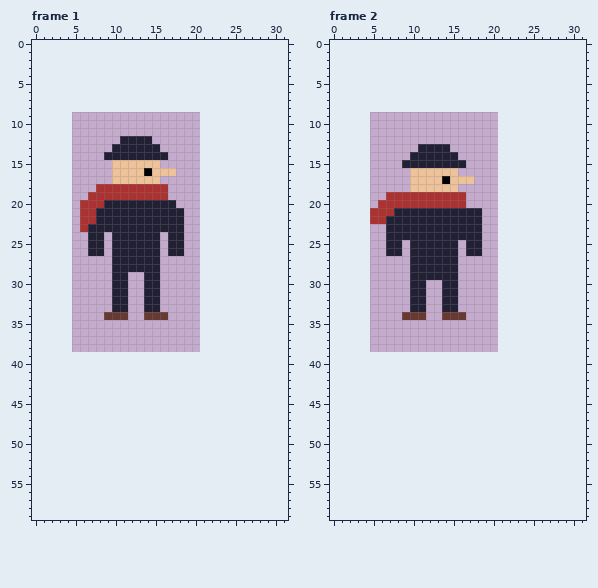
File history of a pixel-art file, assets/sprites_raw/theif.ase. Above, as it was before the edit.
16x30 pixels, 2 frames. Shown: frame 1, frame 2. The old version is drawn lined up with the new one, on the new canvas.
After:
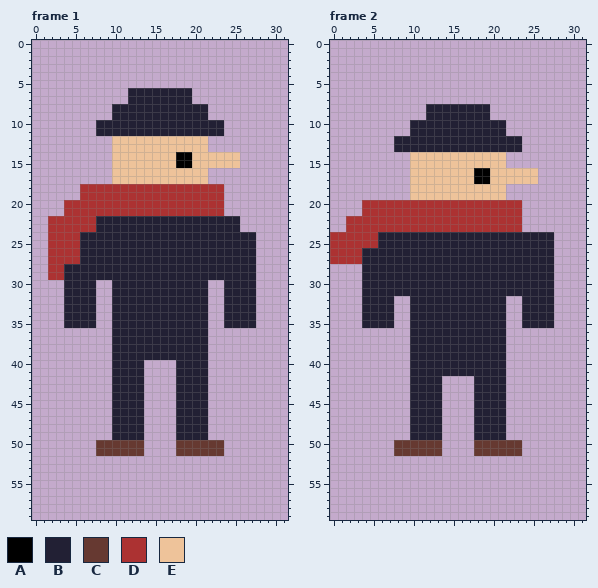
Palette (. is transparent): A #000000  B #222034  C #663931  D #ac3232  E #eec39a
Change:
canvas 16x30 -> 32x60, the old top-left corner now at 5,9
--- frame 1
@@ x 0..31 @@
  5 ................................
- 6 ................................
- 7 ................................
- 8 ................................
- 9 ................................
-10 ................................
-11 ................................
-12 ...........BBBB.................
-13 ..........BBBBBB................
-14 .........BBBBBBBB...............
-15 ..........EEEEEE................
-16 ..........EEEEAEEE..............
-17 ..........EEEEEE................
-18 ........DDDDDDDDD...............
-19 .......DDDDDDDDDD...............
-20 ......DDDBBBBBBBBB..............
-21 ......DDBBBBBBBBBBB.............
-22 ......DDBBBBBBBBBBB.............
-23 ......DBBBBBBBBBBBB.............
-24 .......BB.BBBBBB.BB.............
-25 .......BB.BBBBBB.BB.............
-26 .......BB.BBBBBB.BB.............
-27 ..........BBBBBB................
-28 ..........BBBBBB................
-29 ..........BB..BB................
-30 ..........BB..BB................
-31 ..........BB..BB................
-32 ..........BB..BB................
-33 ..........BB..BB................
-34 .........CCC..CCC...............
-35 ................................
-36 ................................
-37 ................................
-38 ................................
-39 ................................
-40 ................................
-41 ................................
-42 ................................
-43 ................................
-44 ................................
-45 ................................
-46 ................................
-47 ................................
-48 ................................
-49 ................................
-50 ................................
-51 ................................
+ 6 ............BBBBBBBB............
+ 7 ............BBBBBBBB............
+ 8 ..........BBBBBBBBBBBB..........
+ 9 ..........BBBBBBBBBBBB..........
+10 ........BBBBBBBBBBBBBBBB........
+11 ........BBBBBBBBBBBBBBBB........
+12 ..........EEEEEEEEEEEE..........
+13 ..........EEEEEEEEEEEE..........
+14 ..........EEEEEEEEAAEEEEEE......
+15 ..........EEEEEEEEAAEEEEEE......
+16 ..........EEEEEEEEEEEE..........
+17 ..........EEEEEEEEEEEE..........
+18 ......DDDDDDDDDDDDDDDDDD........
+19 ......DDDDDDDDDDDDDDDDDD........
+20 ....DDDDDDDDDDDDDDDDDDDD........
+21 ....DDDDDDDDDDDDDDDDDDDD........
+22 ..DDDDDDBBBBBBBBBBBBBBBBBB......
+23 ..DDDDDDBBBBBBBBBBBBBBBBBB......
+24 ..DDDDBBBBBBBBBBBBBBBBBBBBBB....
+25 ..DDDDBBBBBBBBBBBBBBBBBBBBBB....
+26 ..DDDDBBBBBBBBBBBBBBBBBBBBBB....
+27 ..DDDDBBBBBBBBBBBBBBBBBBBBBB....
+28 ..DDBBBBBBBBBBBBBBBBBBBBBBBB....
+29 ..DDBBBBBBBBBBBBBBBBBBBBBBBB....
+30 ....BBBB..BBBBBBBBBBBB..BBBB....
+31 ....BBBB..BBBBBBBBBBBB..BBBB....
+32 ....BBBB..BBBBBBBBBBBB..BBBB....
+33 ....BBBB..BBBBBBBBBBBB..BBBB....
+34 ....BBBB..BBBBBBBBBBBB..BBBB....
+35 ....BBBB..BBBBBBBBBBBB..BBBB....
+36 ..........BBBBBBBBBBBB..........
+37 ..........BBBBBBBBBBBB..........
+38 ..........BBBBBBBBBBBB..........
+39 ..........BBBBBBBBBBBB..........
+40 ..........BBBB....BBBB..........
+41 ..........BBBB....BBBB..........
+42 ..........BBBB....BBBB..........
+43 ..........BBBB....BBBB..........
+44 ..........BBBB....BBBB..........
+45 ..........BBBB....BBBB..........
+46 ..........BBBB....BBBB..........
+47 ..........BBBB....BBBB..........
+48 ..........BBBB....BBBB..........
+49 ..........BBBB....BBBB..........
+50 ........CCCCCC....CCCCCC........
+51 ........CCCCCC....CCCCCC........
 52 ................................
--- frame 2
@@ x 0..31 @@
  7 ................................
- 8 ................................
- 9 ................................
-10 ................................
-11 ................................
-12 ................................
-13 ...........BBBB.................
-14 ..........BBBBBB................
-15 .........BBBBBBBB...............
-16 ..........EEEEEE................
-17 ..........EEEEAEEE..............
-18 ..........EEEEEE................
-19 .......DDDDDDDDDD...............
-20 ......DDDDDDDDDDD...............
-21 .....DDDBBBBBBBBBBB.............
-22 .....DDBBBBBBBBBBBB.............
-23 .......BBBBBBBBBBBB.............
-24 .......BBBBBBBBBBBB.............
-25 .......BB.BBBBBB.BB.............
-26 .......BB.BBBBBB.BB.............
-27 ..........BBBBBB................
-28 ..........BBBBBB................
-29 ..........BBBBBB................
-30 ..........BB..BB................
-31 ..........BB..BB................
-32 ..........BB..BB................
-33 ..........BB..BB................
-34 .........CCC..CCC...............
-35 ................................
-36 ................................
-37 ................................
-38 ................................
-39 ................................
-40 ................................
-41 ................................
-42 ................................
-43 ................................
-44 ................................
-45 ................................
-46 ................................
-47 ................................
-48 ................................
-49 ................................
-50 ................................
-51 ................................
+ 8 ............BBBBBBBB............
+ 9 ............BBBBBBBB............
+10 ..........BBBBBBBBBBBB..........
+11 ..........BBBBBBBBBBBB..........
+12 ........BBBBBBBBBBBBBBBB........
+13 ........BBBBBBBBBBBBBBBB........
+14 ..........EEEEEEEEEEEE..........
+15 ..........EEEEEEEEEEEE..........
+16 ..........EEEEEEEEAAEEEEEE......
+17 ..........EEEEEEEEAAEEEEEE......
+18 ..........EEEEEEEEEEEE..........
+19 ..........EEEEEEEEEEEE..........
+20 ....DDDDDDDDDDDDDDDDDDDD........
+21 ....DDDDDDDDDDDDDDDDDDDD........
+22 ..DDDDDDDDDDDDDDDDDDDDDD........
+23 ..DDDDDDDDDDDDDDDDDDDDDD........
+24 DDDDDDBBBBBBBBBBBBBBBBBBBBBB....
+25 DDDDDDBBBBBBBBBBBBBBBBBBBBBB....
+26 DDDDBBBBBBBBBBBBBBBBBBBBBBBB....
+27 DDDDBBBBBBBBBBBBBBBBBBBBBBBB....
+28 ....BBBBBBBBBBBBBBBBBBBBBBBB....
+29 ....BBBBBBBBBBBBBBBBBBBBBBBB....
+30 ....BBBBBBBBBBBBBBBBBBBBBBBB....
+31 ....BBBBBBBBBBBBBBBBBBBBBBBB....
+32 ....BBBB..BBBBBBBBBBBB..BBBB....
+33 ....BBBB..BBBBBBBBBBBB..BBBB....
+34 ....BBBB..BBBBBBBBBBBB..BBBB....
+35 ....BBBB..BBBBBBBBBBBB..BBBB....
+36 ..........BBBBBBBBBBBB..........
+37 ..........BBBBBBBBBBBB..........
+38 ..........BBBBBBBBBBBB..........
+39 ..........BBBBBBBBBBBB..........
+40 ..........BBBBBBBBBBBB..........
+41 ..........BBBBBBBBBBBB..........
+42 ..........BBBB....BBBB..........
+43 ..........BBBB....BBBB..........
+44 ..........BBBB....BBBB..........
+45 ..........BBBB....BBBB..........
+46 ..........BBBB....BBBB..........
+47 ..........BBBB....BBBB..........
+48 ..........BBBB....BBBB..........
+49 ..........BBBB....BBBB..........
+50 ........CCCCCC....CCCCCC........
+51 ........CCCCCC....CCCCCC........
 52 ................................
Pixel boxes of the changes (left, top, right, bottom) in both pictures:
changed: (48, 88, 256, 456)
changed: (330, 104, 554, 456)
